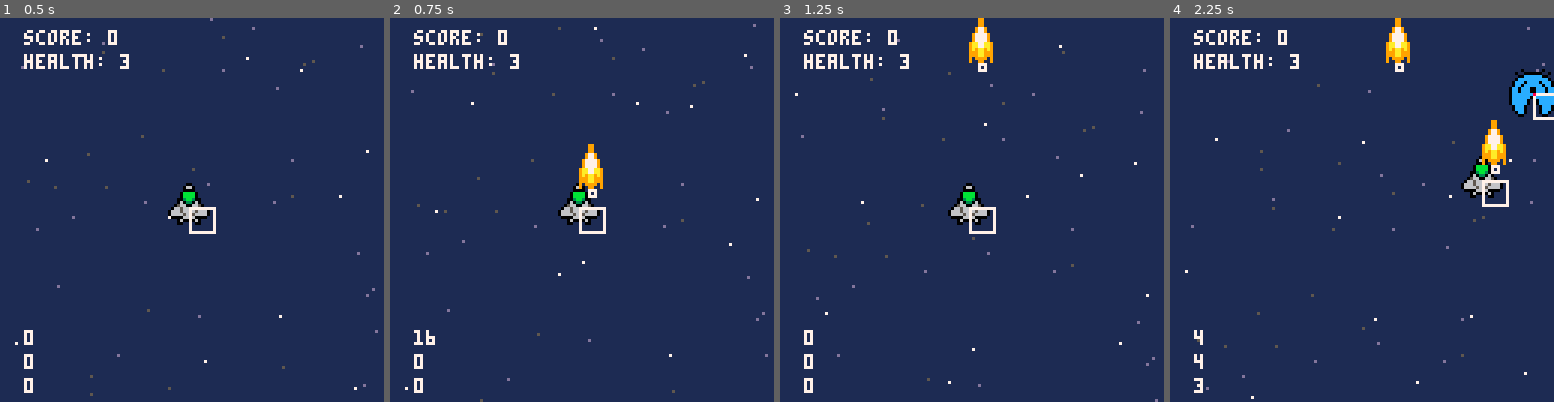
Above: before the commit, frames 1-4 (left to right).
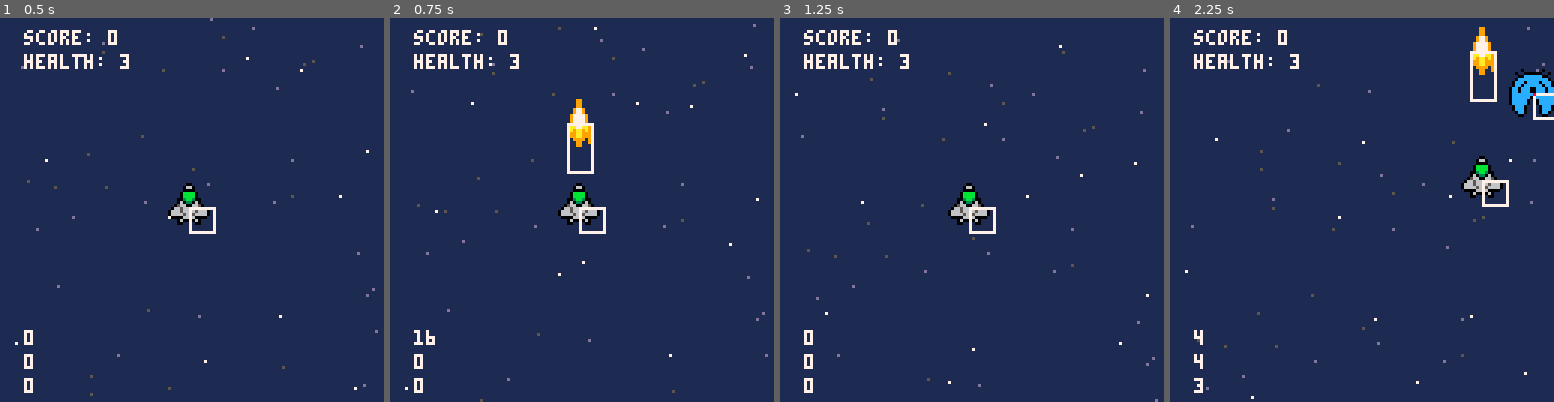
Above: after the commit, the same moments.

Repository: djc5627/pico8-first-game
Game: PICO-8 cartridge first_game.p8
Same seed, same stepped clock (60 frames per second), same inputs: the game is played once before the commit and once after it.
Inputs:
- Up to frame 1 (0.5 s): tap X (X key) at 0.33 s
- Up to frame 2 (0.75 s): tap O (Z key) at 0.7 s
- Up to frame 3 (1.25 s): tap X (X key) at 1.07 s
- Up to frame 4 (2.25 s): hold Right 1.6-2.1 s; tap O (Z key) at 1.7, 2.1 s; tap X (X key) at 1.85 s; hold Up from 2.15 s (still down)

Frame 1 is identical in both runs. In frame 2, 1.1% of the frame differs, in the area x 46-56%, y 21-47%; in frame 3, 0.5%; in frame 4, 1.8%, in the area x 56-88%, y 0-41%.

Commit message:
Separate player bullet from enemy bullet. Sprite for enemy bullet. Adjustable hitbox for bullets. Move away from class entity structure for bullets.

Diff:
--- a/first_game.p8
+++ b/first_game.p8
@@ -28,14 +28,14 @@
 11110011919999191111111111111111111111111111111111111111111111111111111111111111111111111111111111111111111111111111111111111111
 11111111911991191111111111111111111111111111111111111111111111111111111111111111111111111111111111111111111111111111111111111111
 11111111111991111111111111111111111111111111111111111111111111111111111111111111111111111111111111111111111111111111111111111111
-11110111111111111111111111111111111111111111111111111111111111111111111111111111111111111111111111111111111111111111111111111111
-11011000111111111111111111111111111111111111111111111111111111111111111111111111111111111111111111111111111111111111111111111111
-11100ccc100111111111111111111111111111111111111111111111111111111111111111111111111111111111111111111111111111111111111111111111
-110ccccc0ee011111111111111111111111111111111111111111111111111111111111111111111111111111111111111111111111111111111111111111111
-10ccc0cc0e0000001111111111111111111111111111111111111111111111111111111111111111111111111111111111111111111111111111111111111111
-10cc0ccc00eeeeee1111111111111111111111111111111111111111111111111111111111111111111111111111111111111111111111111111111111111111
-0cc0ccc010eeee0e1111111111111111111111111111111111111111111111111111111111111111111111111111111111111111111111111111111111111111
-0cc0ccc010eeeeee1111111111111111111111111111111111111111111111111111111111111111111111111111111111111111111111111111111111111111
+111101111111111111eeee1111111111111111111111111111111111111111111111111111111111111111111111111111111111111111111111111111111111
+11011000111111111e8888e111111111111111111111111111111111111111111111111111111111111111111111111111111111111111111111111111111111
+11100ccc10011111e888888e11111111111111111111111111111111111111111111111111111111111111111111111111111111111111111111111111111111
+110ccccc0ee01111e88ee88e11111111111111111111111111111111111111111111111111111111111111111111111111111111111111111111111111111111
+10ccc0cc0e000000e88ee88e11111111111111111111111111111111111111111111111111111111111111111111111111111111111111111111111111111111
+10cc0ccc00eeeeeee888888e11111111111111111111111111111111111111111111111111111111111111111111111111111111111111111111111111111111
+0cc0ccc010eeee0e1e8888e111111111111111111111111111111111111111111111111111111111111111111111111111111111111111111111111111111111
+0cc0ccc010eeeeee11eeee1111111111111111111111111111111111111111111111111111111111111111111111111111111111111111111111111111111111
 0ccccccc0eeeeee01111111111111111111111111111111111111111111111111111111111111111111111111111111111111111111111111111111111111111
 0cccccc00eeeeee01111111111111111111111111111111111111111111111111111111111111111111111111111111111111111111111111111111111111111
 0ccccc010eeee0ee1111111111111111111111111111111111111111111111111111111111111111111111111111111111111111111111111111111111111111
--- a/src/bullet.lua
+++ b/src/bullet.lua
@@ -1,46 +1,35 @@
-bullet = entity:new({
-    spd = 1.4,
-    dirx = 0,
-    diry = -1,
-    rad = 1,
-    clr = 10,
-    friendly = true,
+player_bullets = {}
+enemy_bullets = {}
 
-    update = function(_ENV)
-        x += spd * dirx
-        y += spd * diry
-    end,
+function _add_bullet(table, x, y, spdx, spdy, hw, hh, si)
+    add(table, {
+        x=x,
+        y=y,
+        spdx=spdx,
+        spdy=spdy,
+        hw=hw, --hitbox width
+        hh=hh, --hitbox height
+        si=si  --sprite index
+    })
+end
 
-    draw = function(_ENV)
-        if friendly then
-            _draw_sprite(2, x, y)
-        else
-            circfill(x,y,rad,clr)
-        end
-    end
-})
+function _update_bullets(table)
+    for s in all(table) do
+        s.x += s.spdx
+        s.y += s.spdy
+        --todo update animation here
 
-enmy_bullet = bullet:new({
-    friendly = false,
-    clr = 8,
-    diry = 1
-})
-
-function _update_bullets()
-    for bullet in all(bullets) do
-        bullet:update()
-        if bullet.y < -bullet.rad or bullet.y > 128 + bullet.rad then
-            del(bullets, bullet)
+        if s.y<-16 or s.y > 136 then
+            del(arr,s)
         end
     end
 end
 
-function _draw_bullets()
-    for bullet in all(bullets) do
-        bullet:draw()
-        -- draw hitbox for debugging
-        if global.debug then
-            rect(bullet.x - bullet.rad, bullet.y - bullet.rad, bullet.x + bullet.rad, bullet.y + bullet.rad, 7)
+function _draw_bullets(table)
+    for b in all(table) do
+        _draw_sprite(b.si, b.x, b.y)
+        if debug then
+           rect(b.x-b.hw/2, b.y-b.hh/2, b.x+b.hw/2, b.y+b.hh/2, 7)
         end
     end
 end
--- a/src/enemy.lua
+++ b/src/enemy.lua
@@ -22,36 +22,29 @@
     shoot = function(_ENV)
         if time() - last_shoot_time > shoot_delay then
             last_shoot_time = time()
-            local b = enmy_bullet:new({
-                x = x + width/2,
-                y = y + width,
-                dirx = 0,
-                diry = 1
-            })
             add(bullets, b)
+            _add_bullet(enemy_bullets, x, y + 8, 0, 1, 3, 3, 5)
         end
     end,
 
     handle_collisions = function(_ENV)
-        for bullet in all(bullets) do
+        for b in all(player_bullets) do
             local collided = false
-            if bullet.friendly then
-                collided = hit(
-                    bullet.x - bullet.rad,
-                    bullet.y - bullet.rad,
-                    bullet.rad * 2,
-                    bullet.rad * 2,
-                    x,
-                    y,
-                    width,
-                    width,
-                    bullet.x - bullet.rad + bullet.dirx * bullet.spd,
-                    bullet.y - bullet.rad + bullet.diry * bullet.spd
-                )
-                if collided then
-                    del(bullets, bullet)
-                    health -= 1
-                end
+            collided = hit(
+                b.x - b.hw/2,
+                b.y - b.hh/2,
+                b.hw,
+                b.hh,
+                x,
+                y,
+                width,
+                width,
+                b.x - b.hw/2 + b.spdx,
+                b.y - b.hh/2 + b.spdy
+            )
+            if collided then
+                del(player_bullets, b)
+                health -= 1
             end
         end
     end
--- a/src/main.lua
+++ b/src/main.lua
@@ -5,16 +5,10 @@
   -- [] Enemy movement defined by speed and angle
 -- [] Standardize hitbox editor
 -- [] Implement sprite animations
--- [] Separate player/enemy bullets
-  -- [] Unique sprites
-  -- [] Unique hitboxes
+-- [] Standardize method and var naming conventions
+
 
 --- Working
--- [] Better Art
-  -- [X] Bigger 16x16 entity sprites
-  -- [X] Implement support for 16x16 sprites
-  -- [X] Support for mirror sprites in the X axis
-  -- [] More readable bullet with outline
 
 
 --- Done
@@ -25,6 +19,14 @@
 -- [X] Pick a good movement speed
 -- [X] Rename vars to match casing conventions
 -- [X] Minimize hit.lua to ignore hit direction
+-- [X] Better Art
+  -- [X] Bigger 16x16 entity sprites
+  -- [X] Implement support for 16x16 sprites
+  -- [X] Support for mirror sprites in the X axis
+  -- [X] More readable bullet with outline
+-- [X] Separate player/enemy bullets
+  -- [X] Unique sprites
+  -- [X] Unique hitboxes
 
 game_states = {"playing", "game_over"}
 state = "playing"
@@ -51,7 +53,8 @@
         _update_stars()
         _update_player()
         _update_enemy_spawner()
-        _update_bullets()
+        _update_bullets(player_bullets)
+        _update_bullets(enemy_bullets)
     end
 end
 
@@ -75,7 +78,8 @@
     _draw_stars()
     _draw_player()
     _draw_enemy_spawner()
-    _draw_bullets()
+    _draw_bullets(player_bullets)
+    _draw_bullets(enemy_bullets)
 
     -- Set black as transparent
     palt(0, true)
--- a/src/player.lua
+++ b/src/player.lua
@@ -68,14 +68,7 @@
 function _shoot()
     -- Only shoot if delay has passed since the last shot
     if btn(4) and time() - p_last_shoot_time >= p_shoot_delay then
-        -- Create a new bullet.lua entity and add it to the bullets table
-        local new_bullet = bullet:new({
-            x = p_x + p_width / 2,
-            y = p_y,
-            dirx = 0,
-            diry = -1,
-        })
-        add(bullets, new_bullet)
+        _add_bullet(player_bullets, p_x, p_y - 8, 0, -4, 8, 16, 2)
         p_last_shoot_time = time()
         sfx(1)
      end
@@ -105,25 +98,23 @@
 end
 
 function _handle_player_collisions()
-    for bullet in all(bullets) do
+    for b in all(enemy_bullets) do
         local collided = false
-        if not bullet.friendly then
-            collided = hit(
-                bullet.x - bullet.rad,
-                bullet.y - bullet.rad,
-                bullet.rad * 2,
-                bullet.rad * 2,
-                p_x,
-                p_y,
-                p_width,
-                p_height,
-                bullet.x - bullet.rad + bullet.dirx * bullet.spd,
-                bullet.y - bullet.rad + bullet.diry * bullet.spd
-            )
-            if collided then
-                del(bullets, bullet)
-                p_health -= 1
-            end
+        collided = hit(
+            b.x - b.hw/2,
+            b.y - b.hh/2,
+            b.hw,
+            b.hh,
+            p_x,
+            p_y,
+            p_width,
+            p_height,
+            b.x - b.hw/2 + b.spdx,
+            b.y - b.hh/2 + b.spdy
+        )
+        if collided then
+            del(enemy_bullets, b)
+            p_health -= 1
         end
     end
 end
--- a/src/sprite.lua
+++ b/src/sprite.lua
@@ -2,8 +2,8 @@
 -- methods to interpret sprites
 
 --[[
-{
-    {sprite_sheetx, sprite_sheety, width, height, mirrorx, offsetx, offsety},
+sprites = {
+    {spritex, spritey, width, height, mirrorx, offsetx, offsety},
     ...
 }
 --]]
@@ -12,7 +12,8 @@
     {0, 0, 8, 16, true, 8, 8}, -- 1) Player
     {8, 0, 8, 16, false, 4, 16}, -- 2) Player Bullet
     {0, 16, 8, 16, true, 8, 8}, -- 3) Enemy1
-    {8, 16, 8, 16, true, 8, 8} -- 4) Enemy2
+    {8, 16, 8, 16, true, 8, 8}, -- 4) Enemy2
+    {16, 16, 8, 8, false, 4, 4} -- 5) Enemy Bullet
 }
 
 function _draw_sprite(index, x, y)
Not shown, changed: resources/SpaceShooter.aseprite
Not shown, changed: resources/SpaceShooter.png
